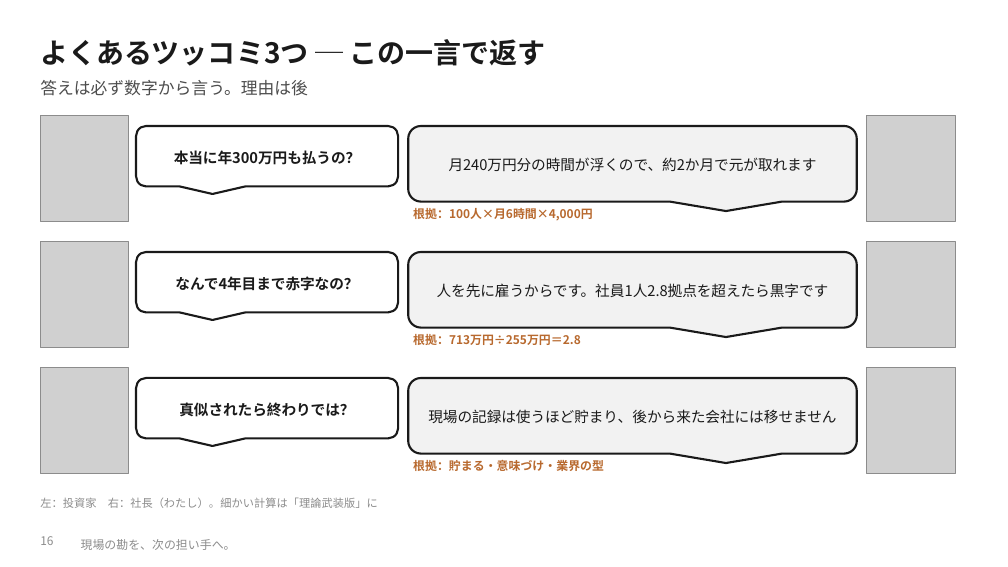
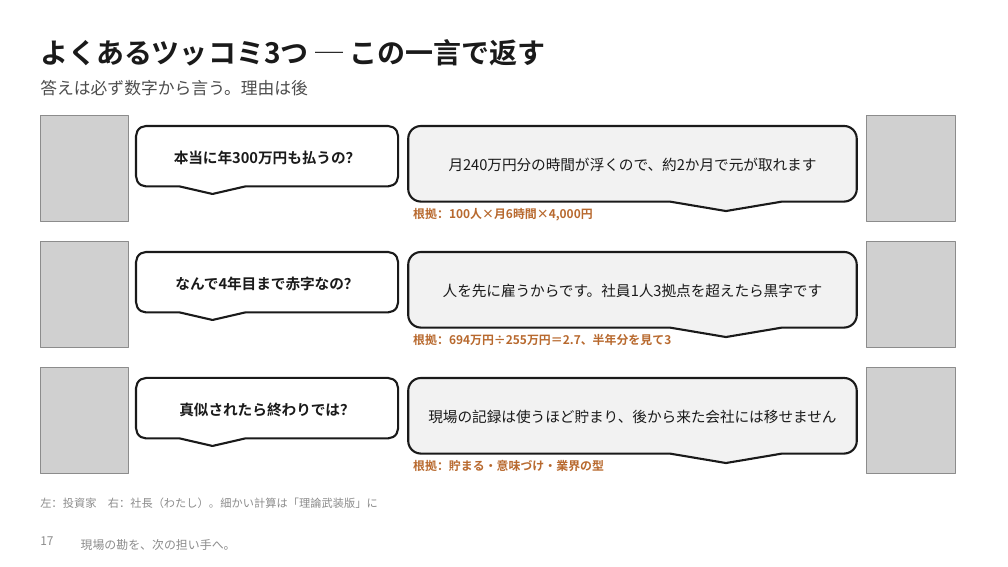
Before and after one commit to SEITOSHIKI/-ai-commute-audio-, a slide deck: slide 17 of deck/カンツギ_事業計画書_やさしい版.pptx (slide 16 before the commit). Drawn at 1008x567 pixels with LibreOffice and Linux fonts; fonts in the diff are those of the drawing; grey boxes stand for pictures; background and template pictures are left out. Boxes give left, top, right and bottom in pixels: in the first picture for what was removed or moved away, otherwise in the second. Text is boxed around its words. In the diff, an @@ line names an element or a change of style, - is before the commit and + after.

```diff
--- a/deck/カンツギ_事業計画書_やさしい版.pptx
+++ b/deck/カンツギ_事業計画書_やさしい版.pptx
@@ text at (443, 283, 823, 297): text changed @@
-人を先に雇うからです。社員1人2.8拠点を超えたら黒字です
+人を先に雇うからです。社員1人3拠点を超えたら黒字です
@@ text at (413, 334, 671, 345): text changed @@
-根拠：713万円÷255万円＝2.8
+根拠：694万円÷255万円＝2.7、半年分を見て3
@@ page number at (40, 536, 53, 545): text changed @@
-16
+17
```
Also in this commit, not shown: 7 other slides changed, 1 slide added, 13 other files.
